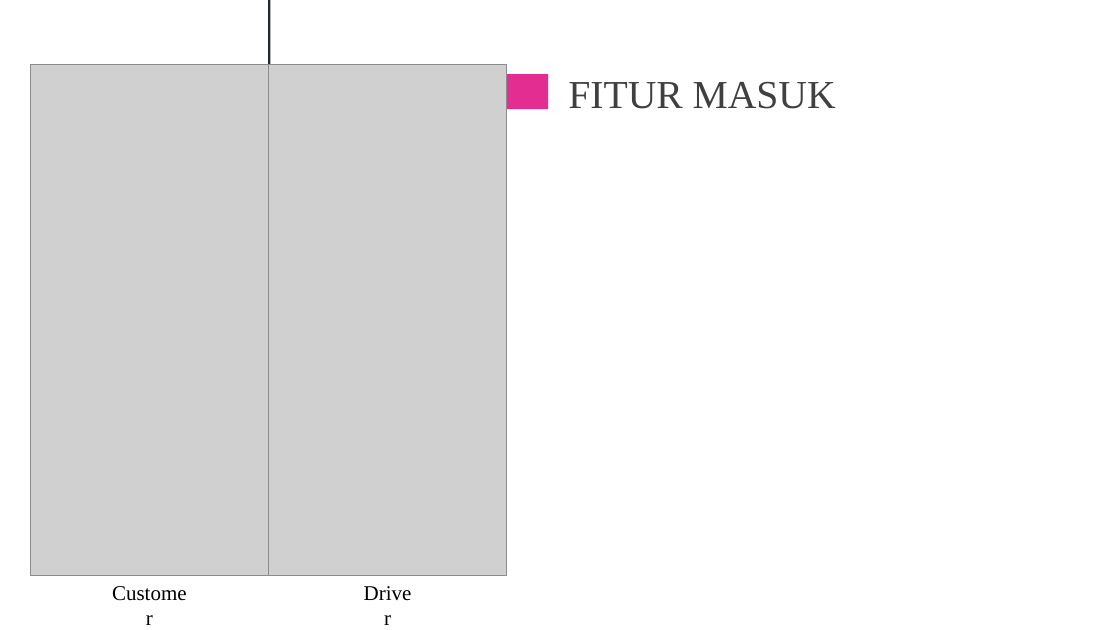
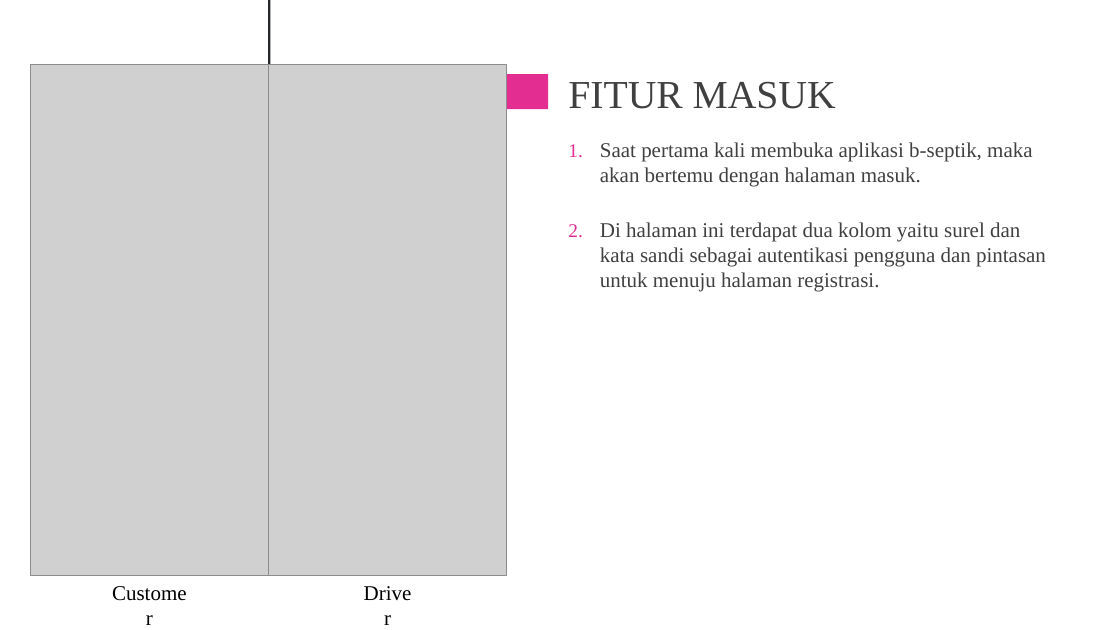
Before and after one commit to palindungan/file_penting_cadangan, a slide deck: slide 7 of PKL Industri 2020/magang_ppt.pptx (slide 6 before the commit). Drawn at 1120x630 pixels with LibreOffice and Linux fonts; fonts in the diff are those of the drawing; grey boxes stand for pictures. Boxes give left, top, right and bottom in pixels: in the first picture for what was removed or moved away, otherwise in the second. Text is boxed around its words. In the diff, an @@ line names an element or a change of style, - is before the commit and + after.

```diff
--- a/PKL Industri 2020/magang_ppt.pptx
+++ b/PKL Industri 2020/magang_ppt.pptx
@@ text added at <box>600,142,1046,292</box>, 18 pt, text #404040 @@
+1. Saat pertama kali membuka aplikasi b-septik, maka akan bertemu dengan halaman masuk.
+2. Di halaman ini terdapat dua kolom yaitu surel dan kata sandi sebagai autentikasi pengguna dan pintasan untuk menuju halaman registrasi.
```
Also in this commit, not shown: 8 other slides changed, 1 slide added, 1 other file.
